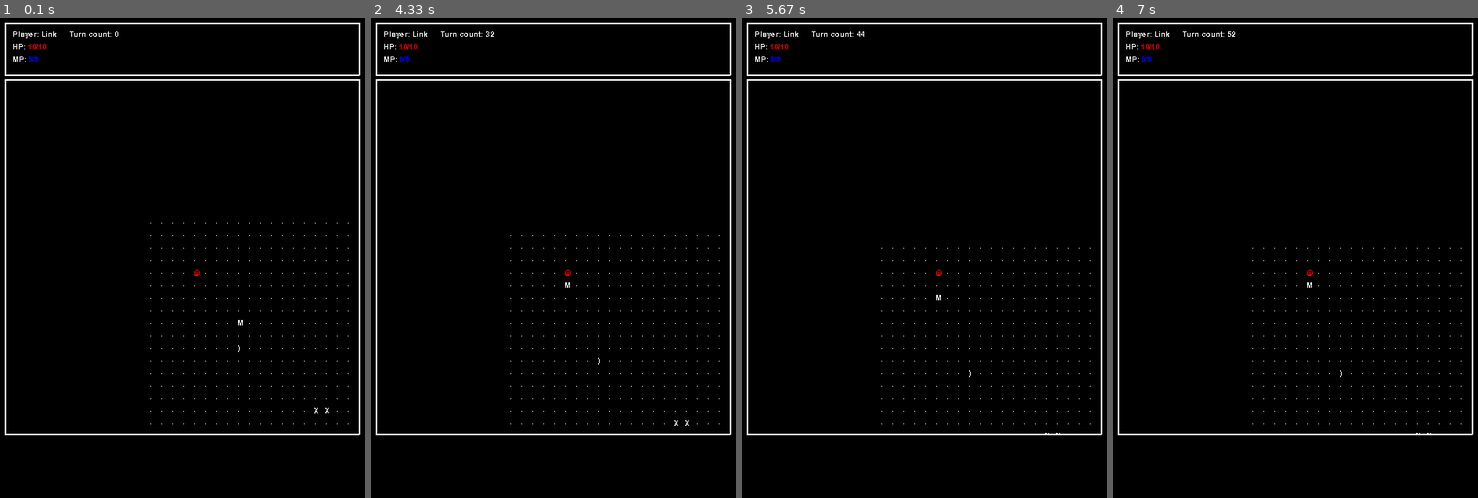
Above: before the commit, frames 1-4 (left to right).
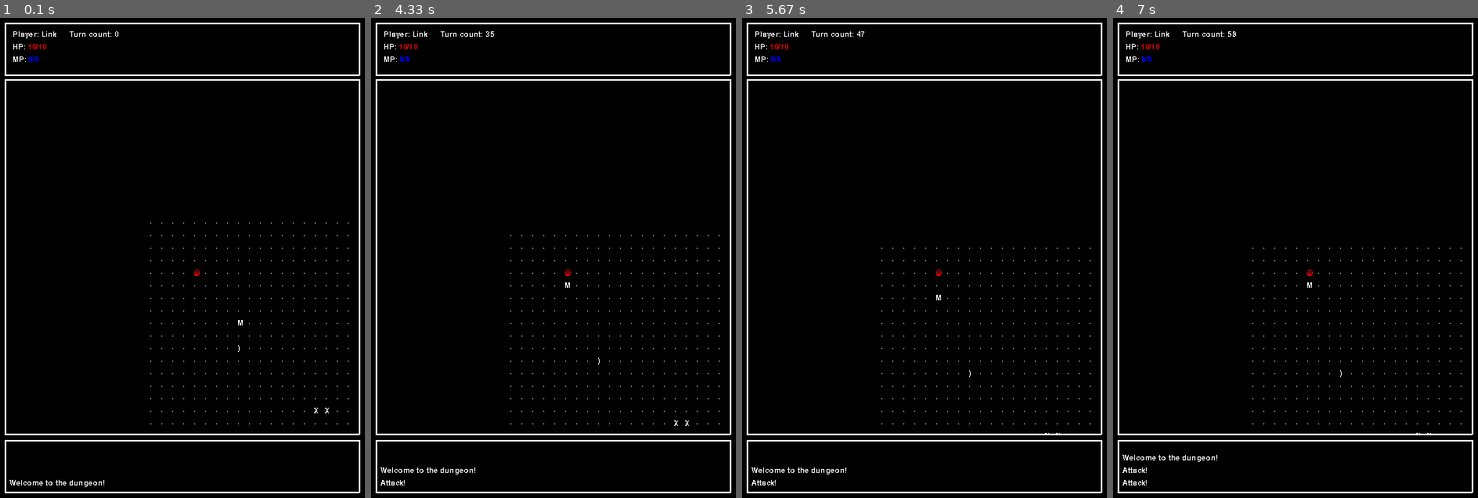
Above: after the commit, the same moments.

Repository: brandr/Roguelike_Python
Game: pygame game, started from gamelauncher.py
Two runs of this game, one before a commit and one after it. Both use one fixed random seed, a clock stepped at 60 frames per second and the inputs below.
Inputs:
- Up to frame 1 (0.1 s): no input
- Up to frame 2 (4.33 s): hold Right 0.33-0.8 s; hold Up 0.83-1.13 s; hold Right 1.17-1.63 s; hold Left 1.67-2.2 s; hold Down 2.23-2.53 s; hold Left 2.57-2.97 s; hold Up 3-3.37 s; hold Right 3.4-4.03 s; hold Down from 4.07 s (still down)
- Up to frame 3 (5.67 s): release Down at 4.43 s; hold Left 4.47-4.93 s; hold Right 4.97-5.43 s; hold Up from 5.47 s (still down)
- Up to frame 4 (7 s): release Up at 5.77 s; hold Right 5.8-6.27 s; hold Left 6.3-6.83 s; hold Down from 6.87 s (still down)

The runs differ from the first frame. In frame 1, 0.8% of the frame differs, in the area x 1-99%, y 87-100%; in frame 2, 0.9%; in frame 3, 0.9%; in frame 4, 0.9%, in the area x 1-99%, y 2-100%.

Commit message:
implemented some of the basics for attacking. used a temethod in being for melee attacking.

Diff:
--- a/being.py
+++ b/being.py
@@ -16,6 +16,23 @@
 		self.name = name
 		self.current_level = None
 		self.current_tile = None
+		self.melee_range = 1 #TEMP
+
+	def melee_attack(self, being):
+		if(self.in_range(being, self.melee_range)):
+			self.current_level.send_event("Attack!") #TEMPORARY
+
+	def in_range(self, being, check_range):
+		offset = self.offset_from(being)
+		distance = (int)(sqrt(pow(offset[0], 2) + pow(offset[1], 2)))
+		return check_range >= distance
+
+	def enemy_in_tile(self, x, y):
+		target_being = self.current_level.being_in_tile(x, y)
+		return target_being != None and self.is_enemy(target_being)
+
+	def is_enemy(self, being):
+		return True #TODO: figure out whether the being is actually an enemy
 
 	def coordinates(self):
 		return self.current_tile.coordinates()
@@ -25,13 +42,21 @@
 		return (coords[0] + direction[0], coords[1] + direction[1])
 
 	def direction_towards(self, target):
+		#current_coords = self.coordinates()
+		#target_coords = target.coordinates()
+		#x_diff = int(target_coords[0] - current_coords[0])
+		#y_diff = int(target_coords[1] - current_coords[1])
+		offset = self.offset_from(target)
+		x_dir = Being.direction_from_diff(offset[0])
+		y_dir = Being.direction_from_diff(offset[1])
+		return (x_dir, y_dir)
+
+	def offset_from(self, target): #signed offset from target being
 		current_coords = self.coordinates()
 		target_coords = target.coordinates()
 		x_diff = int(target_coords[0] - current_coords[0])
 		y_diff = int(target_coords[1] - current_coords[1])
-		x_dir = Being.direction_from_diff(x_diff)
-		y_dir = Being.direction_from_diff(y_diff)
-		return (x_dir, y_dir)
+		return (x_diff, y_diff)
 
 	def current_symbol(self):
 		return None
--- a/characterpane.py
+++ b/characterpane.py
@@ -27,7 +27,7 @@
 	def player_update(self): 	#TODO: as this gets more complex, consider creating GUI methods in the Pane class to make text components easier to place.
 		player_info = Surface((CHARACTER_PANE_WIDTH, CHARACTER_PANE_HEIGHT))
 
-		font = pygame.font.Font(None, 14)
+		#font = pygame.font.Font(None, 14)
 
 		player_name_text = "Player: " + self.player.name
 		player_hp_label_text = "HP: "
@@ -44,14 +44,14 @@
 		for j in range(len(columns)):
 			c = columns[j]
 			for i in range(len(c)):
-				rendered_text = font.render(c[i], 0, WHITE)
+				rendered_text = self.font.render(c[i], 0, WHITE)
 				player_info.blit(rendered_text, (8 + 72*j, 8 + 16*i))
 
 		player_hp_text = self.player.hp_display()
 		player_mp_text = self.player.mp_display()
 
-		rendered_hp_text = font.render(player_hp_text, 0, RED)
-		rendered_mp_text = font.render(player_mp_text, 0, BLUE)
+		rendered_hp_text = self.font.render(player_hp_text, 0, RED)
+		rendered_mp_text = self.font.render(player_mp_text, 0, BLUE)
 
 		player_info.blit(rendered_hp_text, (28, 8 + 16))
 		player_info.blit(rendered_mp_text, (28, 8 + 32))
--- /dev/null
+++ b/eventpane.py
@@ -0,0 +1,48 @@
+""" A text-only pane showing events that occur in the game.
+"""
+
+from pane import *
+
+EVENT_PANE_X = 40
+EVENT_PANE_Y = 540
+
+EVENT_PANE_WIDTH = 450
+EVENT_PANE_HEIGHT = 64
+
+LINE_COUNT = 4 #number of lines that can be displayed at ance
+X_MARGIN = 4
+
+class EventPane(Pane):
+	""" EventPane ( ... ) -> EventPane
+
+	TODO: describe a EventPane and what it does
+
+	Attributes:
+
+	TODO
+
+	"""
+
+	def __init__(self, player): # should this really be centered on the player? not sure
+		Pane.__init__(self, EVENT_PANE_X, EVENT_PANE_Y, EVENT_PANE_WIDTH, EVENT_PANE_HEIGHT)
+		player.event_pane = self
+		self.player = player
+		self.lines = []
+
+	def display(self, message): #TODO: case for messages that have multiple lines (should be  handled here)
+		rendered_message = self.rendered_text(message)
+		self.display_line(rendered_message)
+
+	def display_line(self, line):
+		self.lines.append(line)
+		self.update_display()
+
+	def update_display(self):
+		self.clear()
+		height = self.contents.get_height()
+		bottom_y = height - 16 #temp
+		line_height = height/LINE_COUNT
+		for i in range(LINE_COUNT):
+			if(i + 1 <= len(self.lines)):
+				line = self.lines[-(i + 1)]
+				self.contents.blit(line,(X_MARGIN, bottom_y - line_height*i))
--- a/gamescreen.py
+++ b/gamescreen.py
@@ -2,6 +2,7 @@
 
 from mappane import *
 from characterpane import *
+from eventpane import *
 from controls import *
 
 BACKGROUND_COLOR = Color("#FFFFFF")
@@ -32,7 +33,7 @@
         pygame.display.set_caption("DIS A ROGUELIKE")
         timer = pygame.time.Clock()
 
-        #temp for testing
+        #TEMP for testing
         player_1 = Player("Link")
         monster_1 = Monster("Moblin")
         sword_1 = Weapon()
@@ -40,17 +41,22 @@
         test_level = Level(25, 25, 1)
         test_level.add_wall(15, 15)
         test_level.add_wall(16, 15)
+
         map_pane = MapPane(test_level)
         character_pane = CharacterPane(player_1)
-        main_screen_panes = [character_pane, map_pane]
+        event_pane = EventPane(player_1)
+        main_screen_panes = [character_pane, map_pane, event_pane]
 
         test_level.add_player(player_1, 4, 4)
         test_level.add_monster(monster_1, 8, 8)
         test_level.add_item(sword_1, 8, 10)
 
+        player_1.start_game()
+
+        test_level.plan_monster_turns()
         game_controls = Controls(player_1)
-        test_level.plan_monster_turns()
-        #temp for testing
+
+        #TEMP for testing
 
         while 1:
             timer.tick(100)
@@ -60,6 +66,8 @@
 
             map_pane.level_update(player_1)
             character_pane.player_update()
+            #event_pane.update()
+
             self.draw_panes(screen, main_screen_panes)
 
             pygame.display.update()
--- a/item.py
+++ b/item.py
@@ -1,5 +1,7 @@
 """ An object that can be held in an inventory (belonging to a tile or to a Being.)
 """
+
+from math import *
 
 WEAPON, ARMOR = "Weapon", "Armor"
 DEFAULT_ITEM_SYMBOLS = {ARMOR:'[', WEAPON:')'}
--- a/level.py
+++ b/level.py
@@ -52,12 +52,16 @@
 		l_map.blit(section, (blit_off_x, blit_off_y))
 		return l_map
 
-	def plan_monster_turns(self):
+	def send_event(self, message): #TEMP. might not always send message right away.
+		if(self.player != None):
+			self.player.send_event(message)
+
+	def plan_monster_turns(self): #NOTE: might need to do more than this
 		for m in self.monsters:
 			m.decide_next_turn()
 
 	def process_turns(self):
-		self.turn_counter.process_turns() #TODO
+		self.turn_counter.process_turns()
 
 	def enqueue_action(self, being, action, arg, delay):
 		self.turn_counter.enqueue_action(being, action, arg, delay)
@@ -94,6 +98,11 @@
 			being.current_level = self
 			self.tiles[y][x].set_being(being)
 
+	def being_in_tile(self, x, y):
+		if(self.valid_tile(x, y)):
+			return self.tile_at(x, y).current_being
+		return None
+
 	def tile_at(self, x, y):
 		#TODO: error checking? (might want it before this method is called in many cases.)
 		return self.tiles[y][x]
--- a/pane.py
+++ b/pane.py
@@ -3,9 +3,6 @@
 
 from tile import *
 from numpy import *
-
-#WHITE = Color("#FFFFFF")
-#BLACK = Color("#000000")
 
 class Pane:
 	""" Pane ( int, int ) -> Pane
@@ -20,6 +17,7 @@
 		self.contents = Surface((self.width, self.height))
 		self.pane_image = Surface((self.width + 4, self. height + 4)) # add 2 * 2 for the borders.
 		self.draw_borders(width + 2, height + 2)
+		self.font = pygame.font.Font(None, 14)
 
 	def draw_borders(self, width, height):
 		pygame.draw.line(self.pane_image, WHITE, (0, 0), (width, 0), 2)
@@ -38,4 +36,7 @@
 	def draw_pane_image(self):
 		self.pane_image.blit(self.contents, (2, 2))
 		return self.pane_image
+
+	def rendered_text(self, text):
+		return self.font.render(text, 0, WHITE)
 		# TODO: add more pane attributes if necessary.
--- a/player.py
+++ b/player.py
@@ -19,6 +19,15 @@
 		self.hit_points = (10, 10)
 		self.magic_points = (8, 8)
 		self.move_delay = 4
+		self.attack_delay = 3
+		self.event_pane = None
+		self.melee_range = 1 #TEMP
+
+	def start_game(self):
+		self.send_event("Welcome to the dungeon!") #TEMP
+
+	def send_event(self, message):
+		self.event_pane.display(message)
 
 	def current_symbol(self):
 		return PLAYER_SYMBOL
@@ -35,9 +44,15 @@
 	def temp_move(self, direction):
 		#TODO: once movement flowcharts are done, replace this method with better ones.
 		dest_coords = self.coords_in_direction(direction)
-		if(self.current_level.open_tile(dest_coords[0], dest_coords[1])):
-			self.begin_player_action(self.move_to, dest_coords ,self.move_delay) #consider an Action class.
-			self.end_turn()
+		if(self.enemy_in_tile(dest_coords[0], dest_coords[1])):
+			self.temp_attempt_melee_attack(self.current_level.being_in_tile(dest_coords[0], dest_coords[1]))
+		elif(self.current_level.open_tile(dest_coords[0], dest_coords[1])):
+			self.begin_player_action(self.move_to, dest_coords, self.move_delay)
+			#self.end_turn()
+
+	def temp_attempt_melee_attack(self, being):
+		self.begin_player_action(self.melee_attack, being, self.attack_delay)
 
 	def begin_player_action(self, action, arg, delay):
 		self.current_level.enqueue_player_action(action, arg, delay)
+		self.end_turn()
